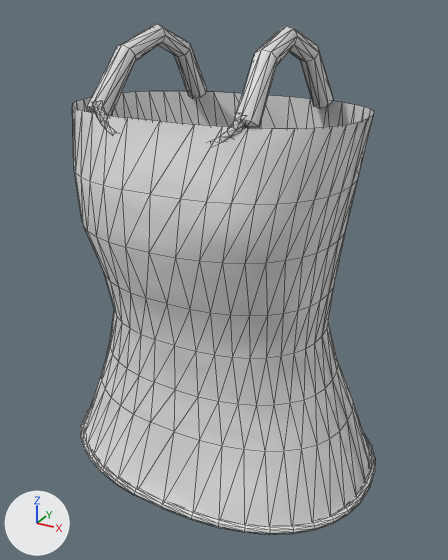
A saved change to the glTF model modules/gamer-services/assets/avatars/v2/top_tank.female.glb.
Camera for both pictures: a 50 mm camera at (0.353, -0.633, 1.32) aimed at (0.006, -0.002, 1.004). The axes (+X, +Y, +Z) are drawn at lower left. The lights are the same throughout. The first picture is the older version. Mesh edges are drawn as thin lines. Vertices at exactly the same position are counted once.

Before the edit, the objects in view are built like this:
```python
me_top_tank = bpy.data.meshes.new('top_tank')
me_top_tank.from_pydata(...)  # 846 vertices, 1600 faces; spans x -0.216..0.216, y -0.152..0.164, z 0.75..1.303
me_top_tank.materials.append(mat_top_tank_0)  # picture img_knit
ob_top_tank = bpy.data.objects.new('top_tank', me_top_tank)
ob_top_tank.location = (0.0, 0.0, 0.0)
```
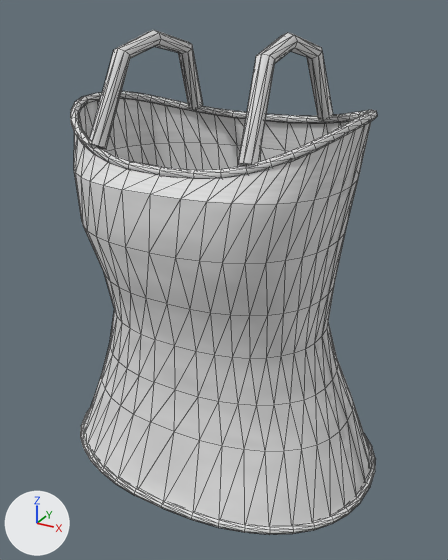
Where the change shows, as pixel boxes [x1, y1, x2, y2] in the pictures (448 x 560 px; the box of a moved part takes in the faces that stretch with it):
'top_tank', reshaped
    before: [72, 24, 376, 535]
    after: [70, 30, 377, 535]
part 1 of me_top_tank, rebuilt (30% taller)
    before: [234, 26, 333, 128]
    after: [239, 33, 333, 166]
part 2 of me_top_tank, rebuilt (29% taller)
    before: [87, 24, 206, 116]
    after: [88, 30, 203, 149]
part 3 of me_top_tank, added
    after: [70, 91, 377, 179]
part 4 of me_top_tank, deleted
    before: [92, 101, 246, 141]
part 5 of me_top_tank, moved or reshaped
    before: [72, 91, 374, 204]
    after: [74, 99, 371, 204]
part 6 of me_top_tank, surface changed
    before: [72, 91, 374, 460]
    after: [74, 99, 371, 460]

Edits to the bpy script that builds the scene:
```text
Change me_top_tank:
    used by ob_top_tank; location = (0.0, 0.0, 0.0)
    remove me_top_tank.from_pydata(...)  # 846 vertices, 1600 faces; spans x -0.216..0.216, y -0.152..0.164, z 0.75..1.303
    add me_top_tank.from_pydata(...)  # 964 vertices, 1840 faces; spans x -0.216..0.216, y -0.152..0.164, z 0.75..1.297
    me_top_tank part 1: the loose piece of 42 vertices spanning x 0.069..0.1, y -0.117..0.105, z 1.21..1.303 is rebuilt with 42 vertices and now spans x 0.073..0.101, y -0.118..0.106, z 1.178..1.297
    me_top_tank part 2: the loose piece of 42 vertices spanning x -0.1..-0.069, y -0.117..0.105, z 1.21..1.303 is rebuilt with 42 vertices and now spans x -0.101..-0.073, y -0.118..0.106, z 1.178..1.297
    me_top_tank part 3: a new loose piece of 240 vertices spanning x -0.177..0.177, y -0.125..0.114, z 1.163..1.223, in mat_top_tank_0 (picture img_knit)
    me_top_tank part 4: the loose piece of 122 vertices spanning x -0.09..0.09, y -0.125..-0.105, z 1.184..1.231 is deleted
    me_top_tank part 5
    40 vertices move from x -0.173..0.173, y -0.121..0.109, z 1.218 to x -0.172..0.172, y -0.121..0.109, z 1.168..1.218
    me_top_tank part 6: 520 kept faces spanning x -0.211..0.211, y -0.149..0.159, z 0.755..1.218 get new texture (UV) coordinates
```
